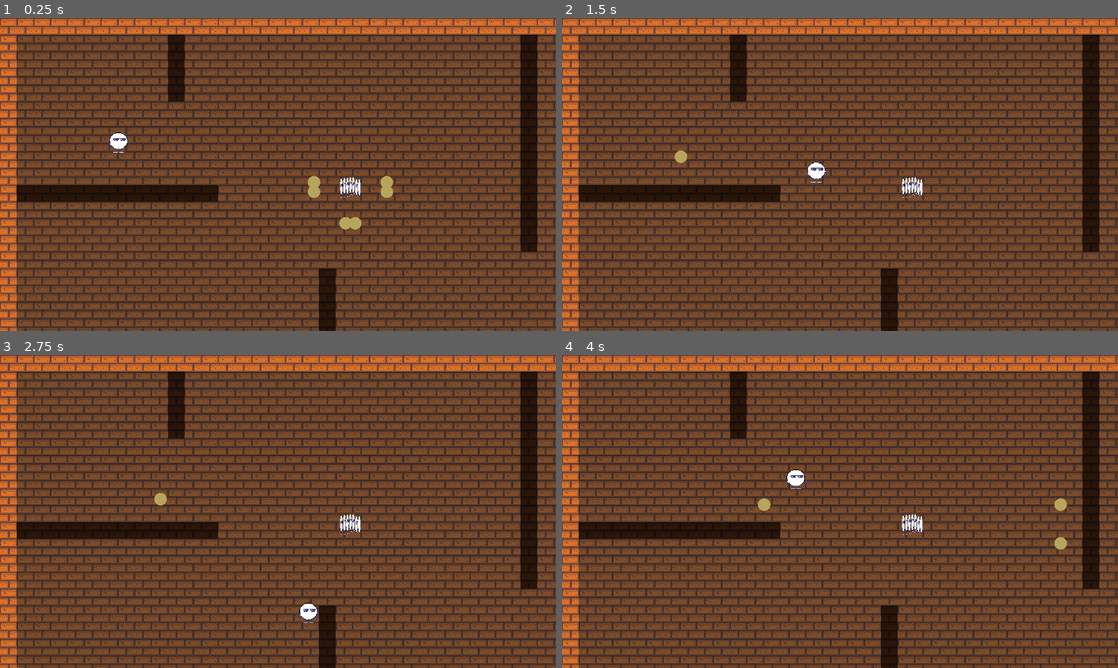
Above: before the commit, frames 1-4 (two rows, left to right).
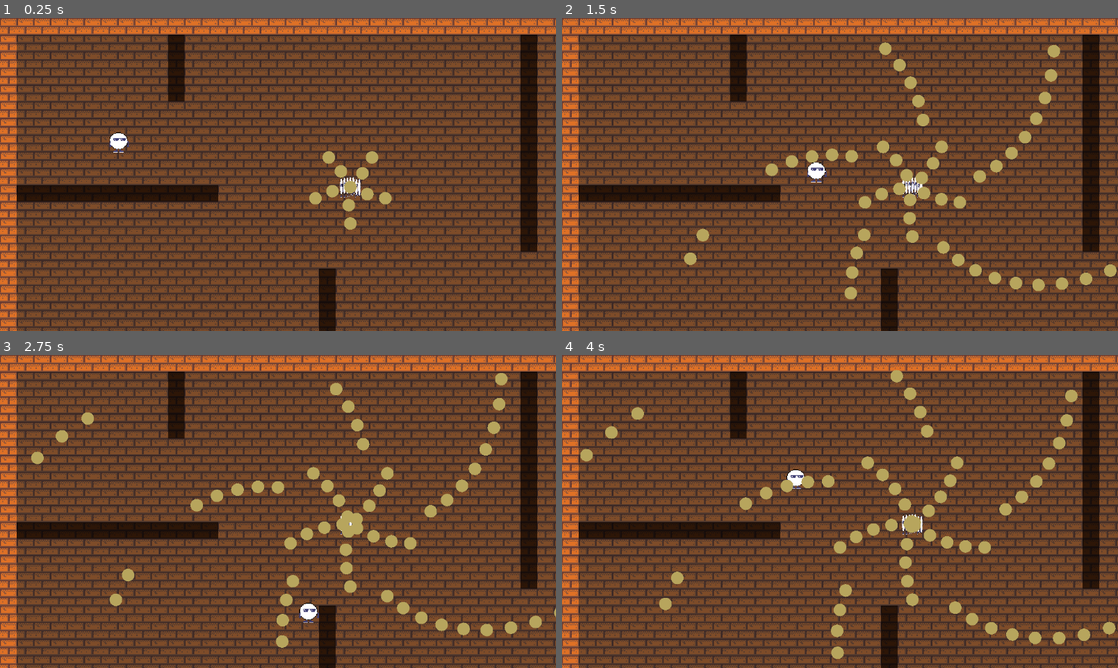
Above: after the commit, the same moments.

Repository: eduardo-kurek/MageMaze
Game: Godot game, scene res://world.tscn
Two runs of this game, one before a commit and one after it. Both use one fixed random seed, a clock stepped at 60 frames per second and the inputs below.
Inputs:
- Up to frame 1 (0.25 s): no input
- Up to frame 2 (1.5 s): hold D (move_right) 0.53-1.28 s; hold S (move_down) from 1.28 s (still down)
- Up to frame 3 (2.75 s): release S (move_down) at 2.03 s; hold D (move_right) from 2.03 s (still down)
- Up to frame 4 (4 s): release D (move_right) at 2.78 s; hold W (move_up) 2.78-3.53 s; hold A (move_left) from 3.53 s (still down)

The runs differ from the first frame. In frame 1, 1.0% of the frame differs, in the area x 55-71%, y 42-68%; in frame 2, 3.6%; in frame 3, 4.0%; in frame 4, 4.3%, in the area x 3-100%, y 4-98%.

Commit message:
Adiciona RotatingShot

Diff:
--- /dev/null
+++ b/entities/behaviours/shoot/RotatingShot.gd
@@ -0,0 +1,23 @@
+class_name RotatingShot
+extends ShotBehaviour
+
+@export_range(-360.0, 360.0, 0.1) var step_degrees: float = 0.0
+@export_range(0, 1000, 1) var reset_after_shots: int = 0
+
+var _angle_degrees: float = 0.0
+var _shots_fired: int = 0
+
+func fire(ctx: ShotContext) -> void:
+	var shot := ctx.copy()
+	shot.direction = ctx.direction.rotated(deg_to_rad(_angle_degrees))
+	next.fire(shot)
+	_shots_fired += 1
+
+	if reset_after_shots > 0 and _shots_fired >= reset_after_shots:
+		reset()
+	else:
+		_angle_degrees = fposmod(_angle_degrees + step_degrees, 360.0)
+
+func reset() -> void:
+	_angle_degrees = 0.0
+	_shots_fired = 0
--- a/entities/enemies/prisioner/weapon.tres
+++ b/entities/enemies/prisioner/weapon.tres
@@ -4,6 +4,7 @@
 [ext_resource type="Script" uid="uid://w5un0tyt7v7q" path="res://entities/behaviours/shoot/Weapon.gd" id="1_vks66"]
 [ext_resource type="Script" uid="uid://jdit1pu3kt6w" path="res://entities/behaviours/shoot/Shot.gd" id="2_qqgya"]
 [ext_resource type="Script" uid="uid://cqv8lycu7p7ij" path="res://entities/behaviours/shoot/SpreadShot.gd" id="3_81uyr"]
+[ext_resource type="Script" uid="uid://cmu0vkbsq2hya" path="res://entities/behaviours/shoot/RotatingShot.gd" id="4_vv16m"]
 
 [sub_resource type="Resource" id="Resource_qqgya"]
 script = ExtResource("1_5j44p")
@@ -16,22 +17,24 @@
 script = ExtResource("2_qqgya")
 metadata/_custom_type_script = "uid://jdit1pu3kt6w"
 
-[sub_resource type="Resource" id="Resource_vv16m"]
+[sub_resource type="Resource" id="Resource_0pkrk"]
 script = ExtResource("3_81uyr")
-angle_degrees = 15.0
-count = 2
+angle_degrees = 360.0
+count = 5
+distribution = 1
 next = SubResource("Resource_kcjtv")
 metadata/_custom_type_script = "uid://cqv8lycu7p7ij"
 
-[sub_resource type="Resource" id="Resource_aqk2v"]
-script = ExtResource("3_81uyr")
-angle_degrees = 180.0
-next = SubResource("Resource_vv16m")
-metadata/_custom_type_script = "uid://cqv8lycu7p7ij"
+[sub_resource type="Resource" id="Resource_xci5x"]
+script = ExtResource("4_vv16m")
+step_degrees = 5.0
+reset_after_shots = 10
+next = SubResource("Resource_0pkrk")
+metadata/_custom_type_script = "uid://cmu0vkbsq2hya"
 
 [resource]
 script = ExtResource("1_vks66")
-pattern = SubResource("Resource_aqk2v")
+pattern = SubResource("Resource_xci5x")
 bullet = SubResource("Resource_qqgya")
-interval = 1.5
+interval = 0.1
 metadata/_custom_type_script = "uid://w5un0tyt7v7q"
Not shown, added: entities/behaviours/shoot/RotatingShot.gd.uid
